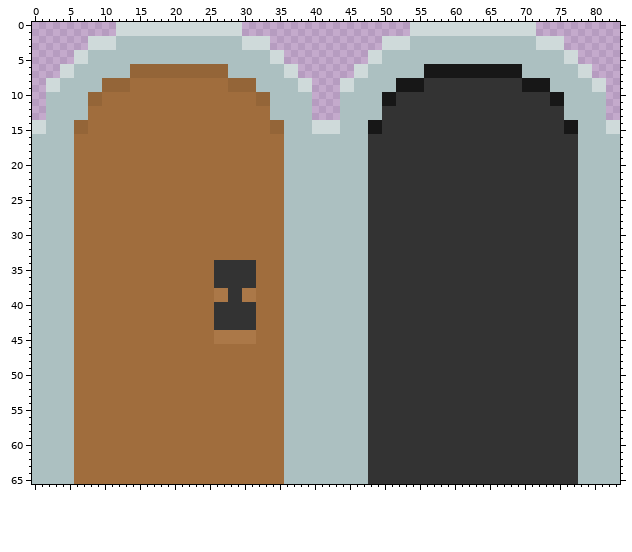
Edited in one commit: sprite sheet (Game/images/door.png). That is the earlier state.
The file is 84x66 pixels. Colours within 5 levels of each other are drawn and written as one.
After the commit:
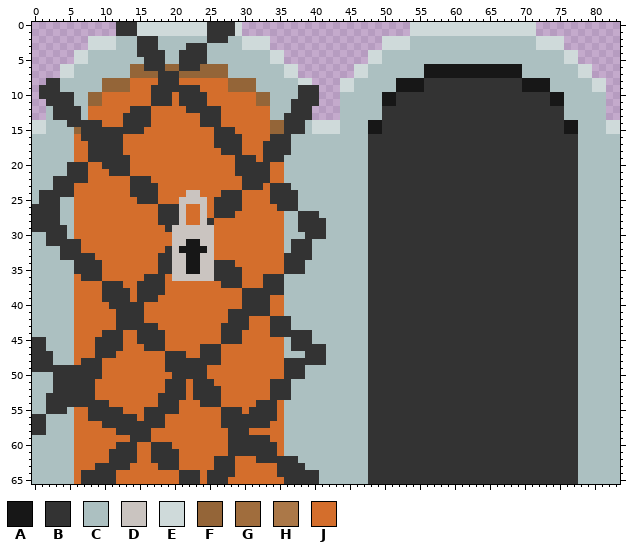
Palette (. is transparent): A #171717  B #333333  C #acc0c1  D #cac4c0  E #cfdada  F #946538  G #a06d3d  H #ab7848  J #d46e2c
Changes in this commit:
Changed rows in their new state; - is an unchanged pixel.
first column x 0:
 0 ------------BBB----------BBBB-------------
 1 ------------BBB----------BBBB-------------
 2 ---------------BBB-------BBB--------------
 3 ---------------BBB----BBB-----------------
 4 ---------------BBBB--BBBB-----------------
 5 ----------------BBB--BBBB-----------------
 6 ----------------BBB--BBB------------------
 7 ------------------BBB---------------------
 8 --BB----------JJJJBBBJJJJJJJ--------------
 9 -BBB----------JJJBBBBBBBJJJJ----------BBB-
10 -BBBBB----JJJJJJJBBBJBBBBJJJJJJJ------BBB-
11 --BBBB----JJJJJJJBBBJBBBBJJJJJJJ-----BBBB-
12 ---BBBB-JJJJJJBBBJJJJJBBBBBJJJJJJJ---BBB--
13 ---BBBB-JJJJJBBBBJJJJJJJBBBJJJJJJJ--BBBB--
14 -----BBBBBJJJBBBBJJJJJJJBBBJJJJJJJ--BBB---
15 -------BBBBBBBBBJJJJJJJJJJBBBJJJJJ--BBB---
16 ------JBBBBBBJJJJJJJJJJJJJBBBBJJJJBBB-----
17 ------JJBBBBBJJJJJJJJJJJJJBBBBJJJBBBB-----
18 ------JJBBBBBJJJJJJJJJJJJJJBBBJJJBBBB-----
19 ------JJBBBBBBJJJJJJJJJJJJJJJBBBJBBB------
20 -----BBBJJBBBBJJJJJJJJJJJJJJJBBBBBJJ------
21 -----BBBJJJBBBJJJJJJJJJJJJJJJBBBBBJJ------
22 ---BBBBBJJJJJJBBBJJJJJJJJJJJJJBBBBJJ------
23 ---BBBJJJJJJJJBBBBJJJJJJJJJJJJBBBJBBB-----
24 -BBBBBJJJJJJJJBBBBJJJJDDJJJBBBJJJJBBBB----
25 -BBB--JJJJJJJJJBBBJJJDDDDJBBBBJJJJBBBB----
26 BBBB--JJJJJJJJJJJJBBBDJJDJBBBBJJJJJBBB----
27 BBBB--JJJJJJJJJJJJBBBDJJDJBBBJJJJJJJ--BBB-
28 BBBB--JJJJJJJJJJJJBBBDJJDBJJJJJJJJJJ--BBBB
29 BBBBB-JJJJJJJJJJJJJBDDDDDDJJJJJJJJJJ--BBBB
30 --BBB-JJJJJJJJJJJJJJDDDDDDJJJJJJJJJJ---BBB
31 --BBBBBJJJJJJJJJJJJJDDAADDJJJJJJJJJJ-BBB--
32 ----BBBJJJJJJJJJJJJBDAAAADJJJJJJJJJJ-BBB--
33 ----BBBBBJJJJJJJJJBBDDAADDJJJJJJJJJJBBBB--
34 ------BBBBJJJJJJJJBBDDAADD---JJJJJJJBBB---
35 ------BBBBJJJJJJJJBBDDAADD----JJJJJJBBB---
36 ------JBBBJJJJJJBBBJDDDDDD----JJJBBB------
37 ------JJJJBBBJJBBBBJJJJJJJJ---JJJBBB------
38 ------JJJJBBBBJBBBBJJJJJJJJJJJBBBBBB------
39 ------JJJJBBBBJBBBJJJJJJJJJJJJBBBBJJ------
40 ------JJJJJBBBBBJJJJJJJJJJJJJJ--BBJJ------
41 ------JJJJJJBBBBJJJJJJJJJJJJ----BBJJ------
42 ------JJJJJJBBBBJJJJJJJJJJJJ---JJJBBB-----
43 ------JJJJJJBBBBBBJJJJJJJJJ----JJJBBB-----
44 ------JJJJBBBJJBBBBJJJJJJJJBBBJJJJBBBBBB--
45 BB----JJJBBBBJJBBBBJJJJJJJJBBBJJJJJJ-BBB--
46 BB----JJJBBBBJJJBBBJJJJJBBBJJJJJJJJJ-BBBBB
47 BBB---JJJBBBJJJJJJJBBBJJBBBJJJJJJJJJ---BBB
48 BBB---JBBBJJJJJJJJJBBBBBBBBJJJJJJJJJBBBBBB
49 BBBBBBBBBBJJJJJJJJJBBBBBBJJJJJJJJJJJBBB---
50 ---BBBBBBBJJJJJJJJJJBBBBBJJJJJJJJJJJBBB---
51 ---BBBBBBJJJJJJJJJJBBBJBBBJJJJJJJJBBB-----
52 ---BBBBBBJJJJJJJJJJBBBJBBBBJJJJJJJBBB-----
53 --BBBBBBBJJJJJJJJJBBBBJBBBBJJJJJJJBBB-----
54 --BBBBBBBBBJJJJJJJBBBJJJBBBJJJJJBBBJ------
55 --BBB-JJBBBBBJJJBBBBBJJJJJJBBBJBBBBJ------
56 BB----JJBBBBBBBJBBBJJJJJJJJBBBBBBBBJ------
57 BB----JJJJBBBBBBBBBJJJJJJJJBBBBBBBJJ------
58 BB----JJJJJJBBBBBJJJJJJJJJJJBBBJJJJJ------
59 ------JJJJJJJJBBBJJJJJJJJJJJBBBBBBJJ------
60 ------JJJJJJBBBJJBBBJJJJJJJJBBBBBBBJ------
61 ------JJJJJBBBBJJBBBBJJJJJJJBBBBBBBJ------
62 ------JJJJJBBBBJJBBBBJJJJJBBBJJJBBBBBB----
63 ------JJJBBBBBJJJJBBBJJJJJBBBJJJJJJBBBB---
64 ------JBBBBBJJJJJJJJJBBBJBBBBJJJJJJBBBBBB-
65 ------JBBBBBJJJJJJJJJBBBJBBBJJJJJJJJBBBBB-
Boxes around the changes in both pictures, in picture pixels (x1, y1, x2, y2):
changed: (32, 22, 326, 484)
